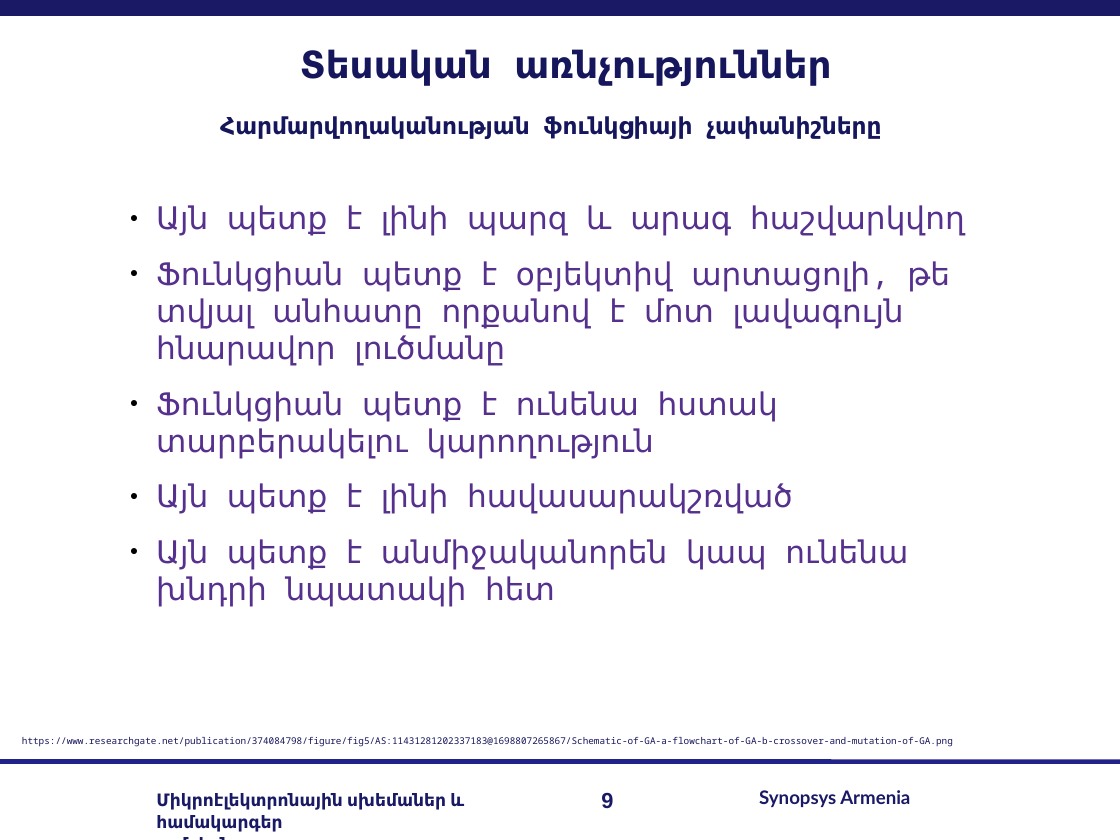
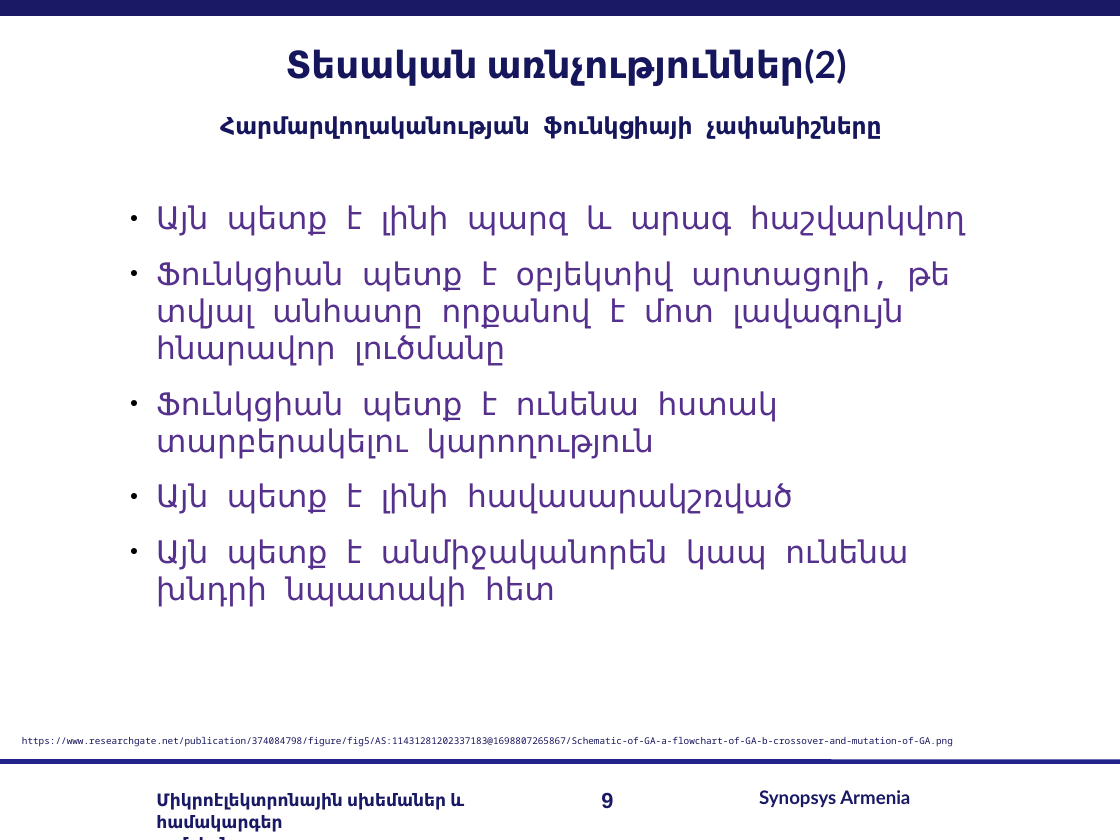
Before and after one commit to lomikist/diploma, a slide deck: slide 9 of reserches/հիմնական/Arman Sargsyan.odp. Drawn at 1120x840 pixels with LibreOffice and Linux fonts; fonts in the diff are those of the drawing; background and template pictures are left out. Boxes give left, top, right and bottom in pixels: in the first picture for what was removed or moved away, otherwise in the second. Text is boxed around its words. In the diff, an @@ line names an element or a change of style, - is before the commit and + after.

```diff
--- a/reserches/հիմնական/Arman Sargsyan.odp
+++ b/reserches/հիմնական/Arman Sargsyan.odp
@@ text at (x1=286, y1=49, x2=846, y2=85): text changed; font Noto Sans Mono to Lato @@
-Տեսական առնչություններ
+Տեսական առնչություններ(2)
```
Also in this commit, not shown: 4 other slides changed, 5 other files.
